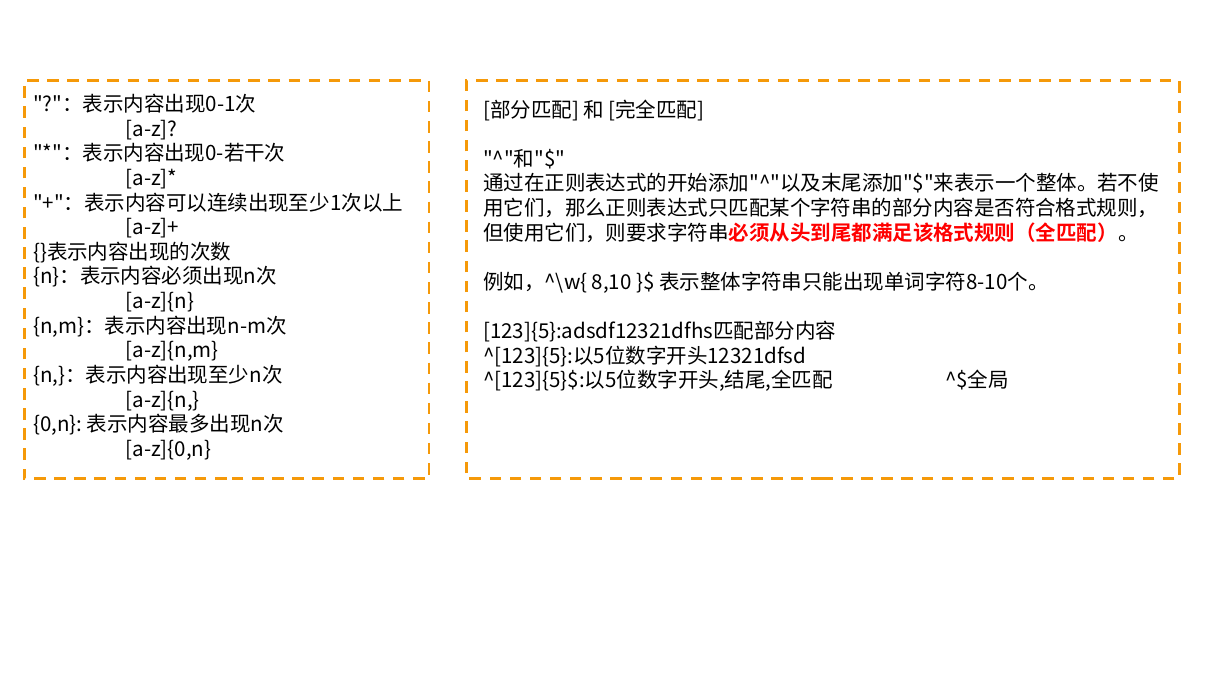
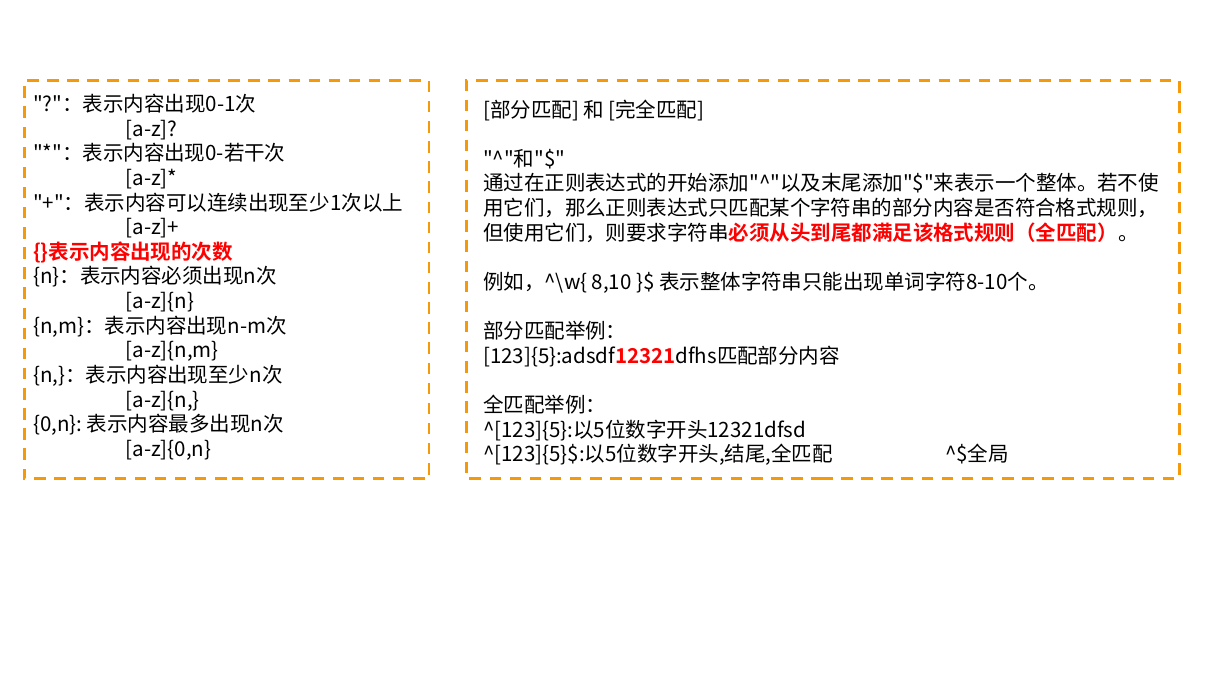
Before and after one commit to linkknown/PPT, a slide deck: slide 7 of 基础PPT/JavaSE进阶第三版/第10章：Java正则简介.pptx. Drawn at 1232x693 pixels with LibreOffice and Linux fonts; fonts in the diff are those of the drawing; background and template pictures are left out. Boxes give left, top, right and bottom in pixels: in the first picture for what was removed or moved away, otherwise in the second. Text is boxed around its words. In the diff, an @@ line names an element or a change of style, - is before the commit and + after.

```diff
--- a/基础PPT/JavaSE进阶第三版/第10章：Java正则简介.pptx
+++ b/基础PPT/JavaSE进阶第三版/第10章：Java正则简介.pptx
@@ text at (x1=33, y1=241, x2=233, y2=263): text colour #000000 to #FF0000, bold on in "{}表示内容出现的次数" @@
@@ text at (x1=483, y1=321, x2=626, y2=340): paragraph added @@
+部分匹配举例：
@@ text at (x1=483, y1=345, x2=840, y2=367): text colour #000000 to #FF0000, bold on in "[123]{5}:adsdf12321dfhs匹配部分内容" @@
@@ text at (x1=483, y1=394, x2=606, y2=414): paragraph added @@
+全匹配举例：
```
Also in this commit, not shown: 6 other slides changed, 3 slides removed, 12 other files.
